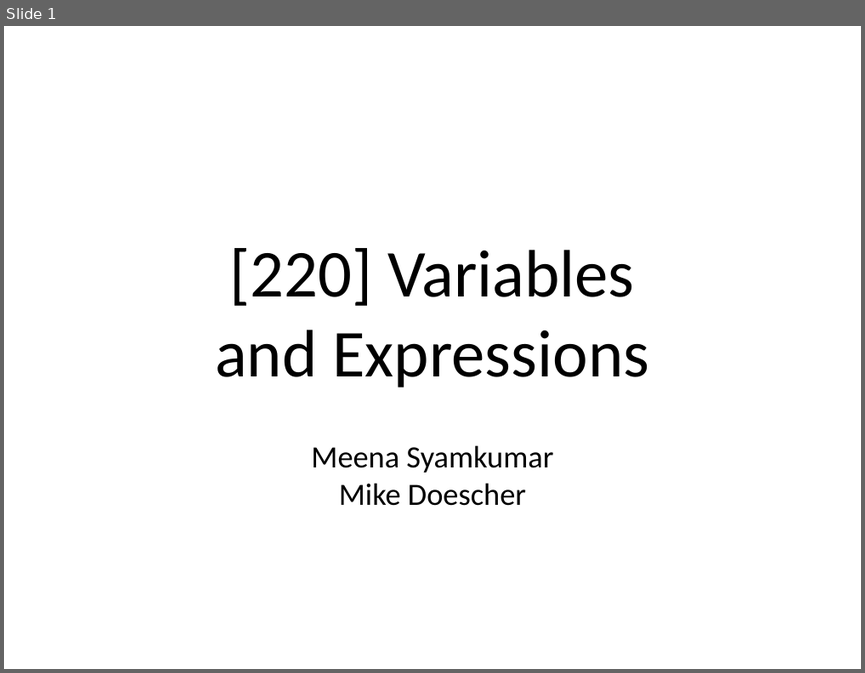
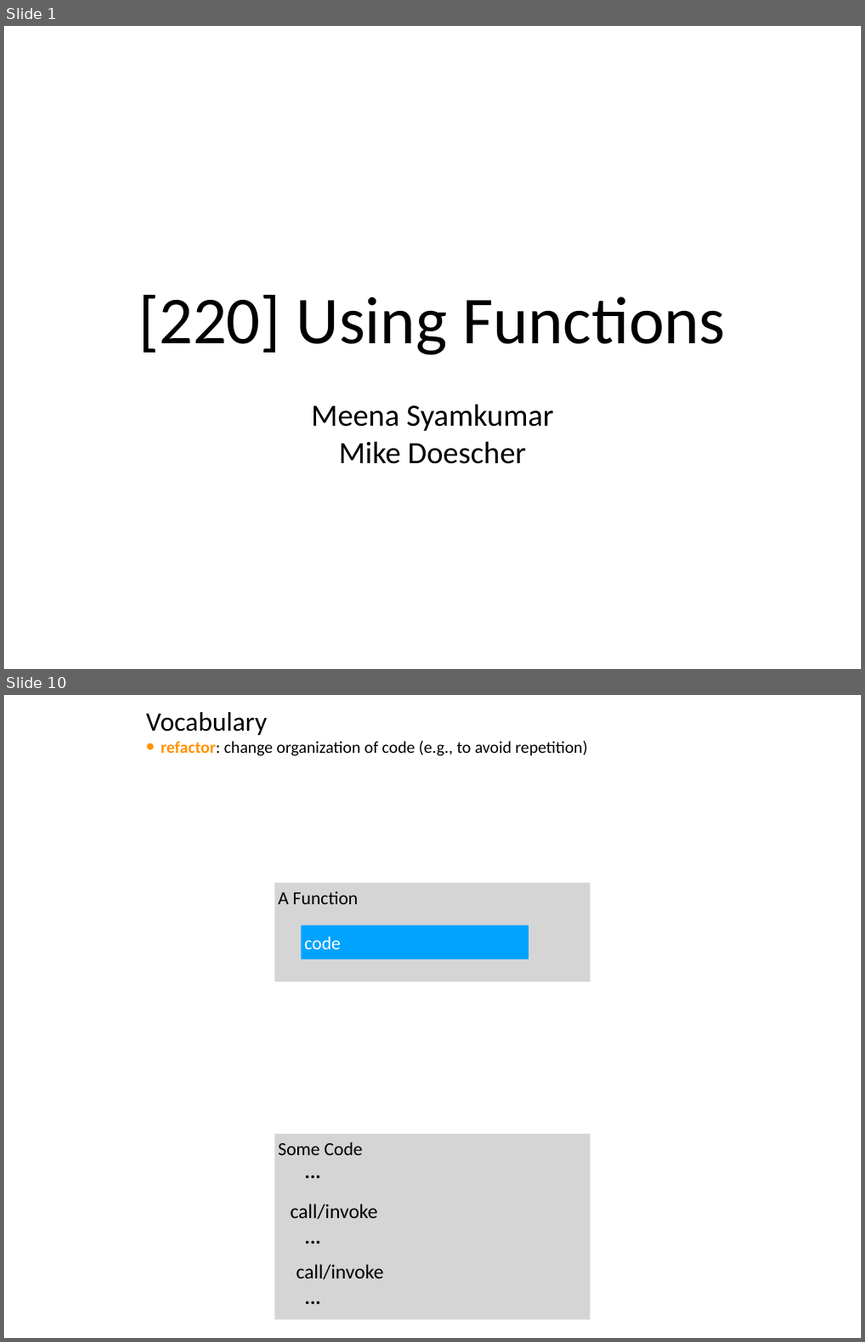
Before and after one commit to tylerharter/caraza-harter-com, a slide deck: tyler/meena/cs220/f20/materials/lec_05_F20.ppt. Shown one above the other, each under a label of ours: slide 1 before the commit, slides 1 and 10 after it; the slides between them are not shown. The pictures are 865x673 and 865x1342 pixels, drawn with LibreOffice and Linux fonts; fonts in the diff are those of the drawing. Boxes give left, top, right and bottom in pixels: in the first picture for what was removed or moved away, otherwise in the second. Text is boxed around its words. In the diff, an @@ line names an element or a change of style, - is before the commit and + after.

```diff
--- a/tyler/meena/cs220/f20/materials/lec_05_F20.ppt
+++ b/tyler/meena/cs220/f20/materials/lec_05_F20.ppt
@@ slide 10 added at (x1=4, y1=695, x2=861, y2=1338), background #FFFFFF @@
@@ text added at (x1=146, y1=712, x2=587, y2=756), 20 pt, text #000000 @@
+Vocabulary
+• refactor: change organization of code (e.g., to avoid repetition)
@@ rectangle added at (x1=274, y1=882, x2=590, y2=981), fill #D6D5D5, 22 pt, text #000000 @@
+A Function
@@ rectangle added at (x1=301, y1=925, x2=528, y2=959), fill #00A2FF, 22 pt, text #FFFFFF @@
+code
@@ rectangle added at (x1=274, y1=1134, x2=590, y2=1319), fill #D6D5D5, 22 pt, text #000000 @@
+Some Code
@@ text added at (x1=301, y1=1155, x2=325, y2=1185), 24 pt, text #000000, bold @@
+...
@@ text added at (x1=290, y1=1203, x2=378, y2=1219), 24 pt, text #000000 @@
+call/invoke
@@ text added at (x1=301, y1=1219, x2=325, y2=1251), 24 pt, text #000000, bold @@
+...
@@ text added at (x1=296, y1=1264, x2=384, y2=1279), 24 pt, text #000000 @@
+call/invoke
@@ text added at (x1=301, y1=1280, x2=325, y2=1310), 24 pt, text #000000, bold @@
+...
@@ slide 1 changed as well @@
@@ title at (x1=138, y1=295, x2=726, y2=355): text changed @@
-[220] Variables
-and Expressions
+[220] Using Functions
@@ subtitle "Meena Syamkumar" moved from (x1=311, y1=445, x2=553, y2=505) to (x1=311, y1=403, x2=553, y2=464) @@
```
Also in this commit, not shown: 27 other slides added, 58 slides removed.
